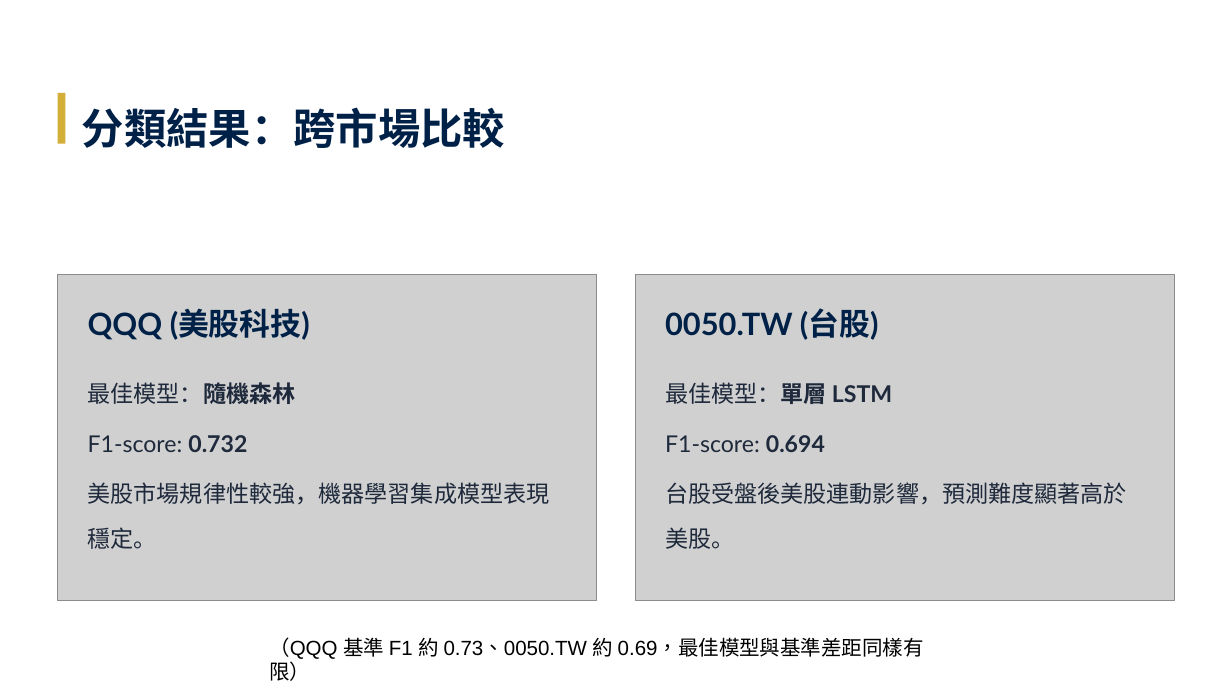
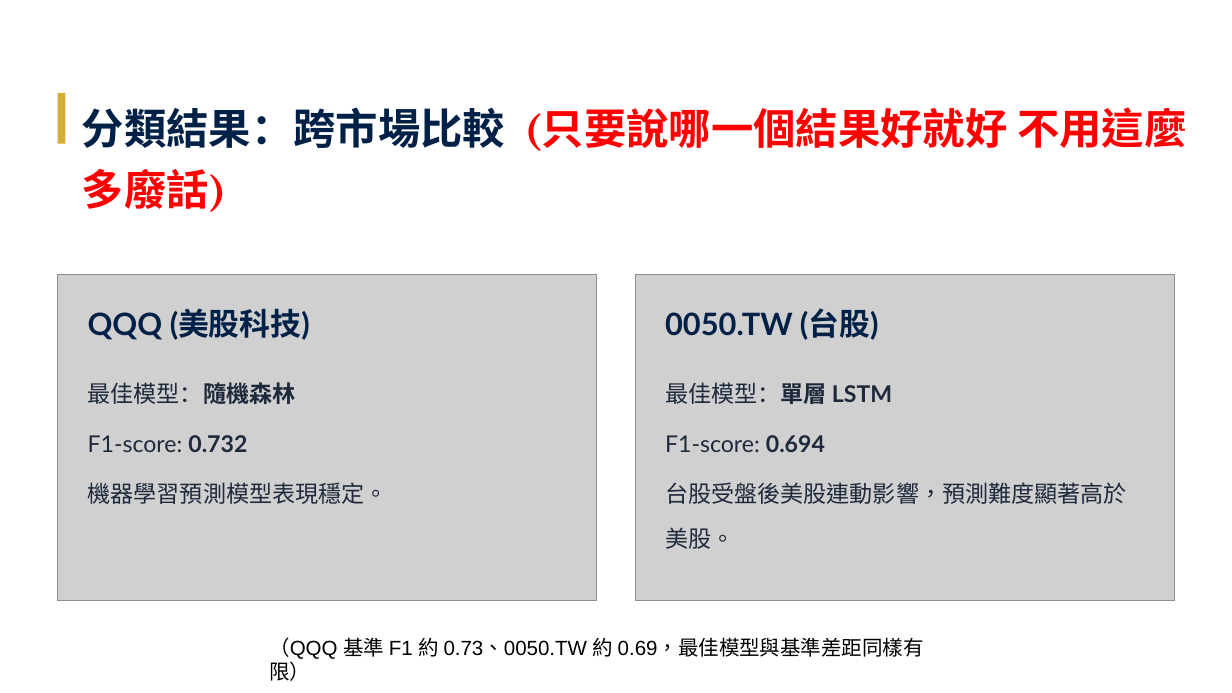
Before and after one commit to Tzu-Lin/ETF-AI-Project, a slide deck: slide 17 of 林子瑜-LLM_ETF.pptx (slide 14 before the commit). Drawn at 1232x693 pixels with LibreOffice and Linux fonts; fonts in the diff are those of the drawing; grey boxes stand for pictures. Boxes give left, top, right and bottom in pixels: in the first picture for what was removed or moved away, otherwise in the second. Text is boxed around its words. In the diff, an @@ line names an element or a change of style, - is before the commit and + after.

```diff
--- a/林子瑜-LLM_ETF.pptx
+++ b/林子瑜-LLM_ETF.pptx
@@ text at (82,107,1186,212): text changed; text colour #002147 to #FF0000 @@
-分類結果：跨市場比較
+分類結果：跨市場比較 (只要說哪一個結果好就好 不用這麼多廢話)
@@ text at (88,482,388,504): text changed @@
-美股市場規律性較強，機器學習集成模型表現穩定。
+機器學習預測模型表現穩定。
```
Also in this commit, not shown: 9 other slides changed, 3 slides added.
